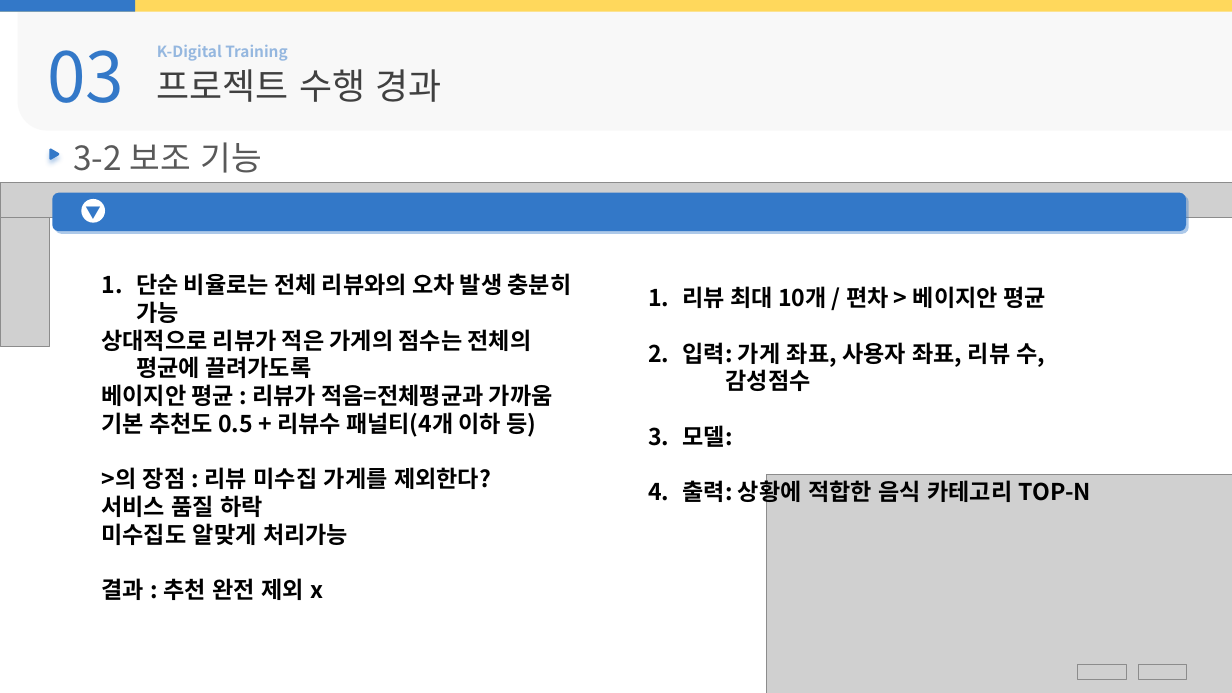
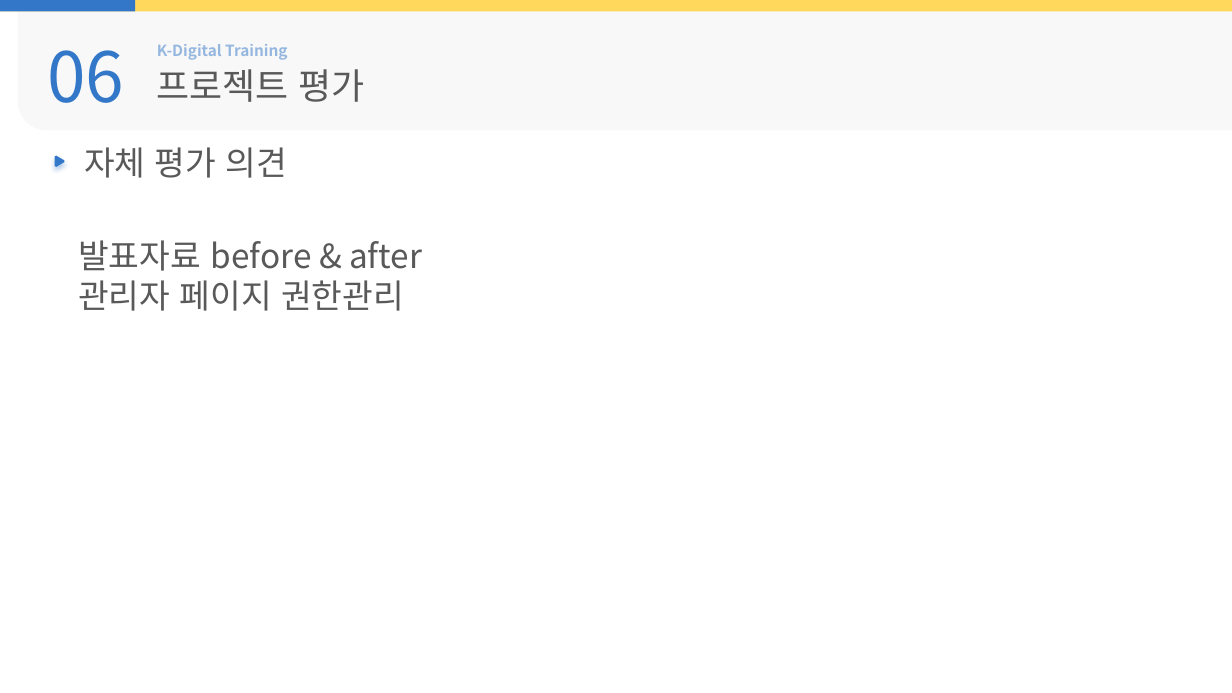
Before and after one commit to Hiddle00/project2_weather, a slide deck: slide 30 of 최종발표/05.D팀_최종발표.pptx (slide 27 before the commit). Drawn at 1232x693 pixels with LibreOffice and Linux fonts; fonts in the diff are those of the drawing; grey boxes stand for pictures; background and template pictures are left out. Boxes give left, top, right and bottom in pixels: in the first picture for what was removed or moved away, otherwise in the second. Text is boxed around its words. In the diff, an @@ line names an element or a change of style, - is before the commit and + after.

```diff
--- a/최종발표/05.D팀_최종발표.pptx
+++ b/최종발표/05.D팀_최종발표.pptx
@@ round rect at [18,7,1232,131]: fill #F2F2F2 at 49% opacity to #F2F2F2 at 50% opacity @@
@@ text at [47,50,124,103]: text changed @@
-03
+06
@@ text at [157,69,365,102]: text changed; text colour #404040 to #595959 @@
-프로젝트 수행 경과
+프로젝트 평가
@@ text removed at [73,142,261,173] @@
-3-2 보조 기능
@@ text added at [84,147,287,178], 26 pt, text #595959 @@
+자체 평가 의견
@@ freeform shape: place and size @@
-freeform shape at [49,149,59,161]
+freeform shape at [55,155,65,166]
@@ picture removed at [0,201,49,347] @@
@@ picture removed at [0,183,1232,218] @@
@@ group removed at [53,193,1187,502]: 2 texts, 1 rounded rectangle, 1 ellipse @@
-감성 점수 산출 로직
-▼
@@ text added at [78,240,422,311], 26 pt, text #595959 @@
+발표자료 before & after
+관리자 페이지 권한관리
@@ text removed at [101,273,572,600] @@
-1. 단순 비율로는 전체 리뷰와의 오차 발생 충분히 가능
-상대적으로 리뷰가 적은 가게의 점수는 전체의 평균에 끌려가도록
-베이지안 평균 : 리뷰가 적음=전체평균과 가까움
-기본 추천도 0.5 + 리뷰수 패널티(4개 이하 등)
->의 장점 : 리뷰 미수집 가게를 제외한다?
-서비스 품질 하락
-미수집도 알맞게 처리가능
-결과 : 추천 완전 제외 x
@@ text removed at [683,286,1091,506] @@
-1. 리뷰 최대 10개 / 편차 > 베이지안 평균
-2. 입력: 가게 좌표, 사용자 좌표, 리뷰 수,
-감성점수
-1. 모델:
-2. 출력: 상황에 적합한 음식 카테고리 TOP-N
@@ picture removed at [767,474,1232,693] @@
@@ picture removed at [1079,665,1127,679] @@
@@ picture removed at [1139,665,1187,680] @@
```
Also in this commit, not shown: 16 other slides changed, 9 other files.
